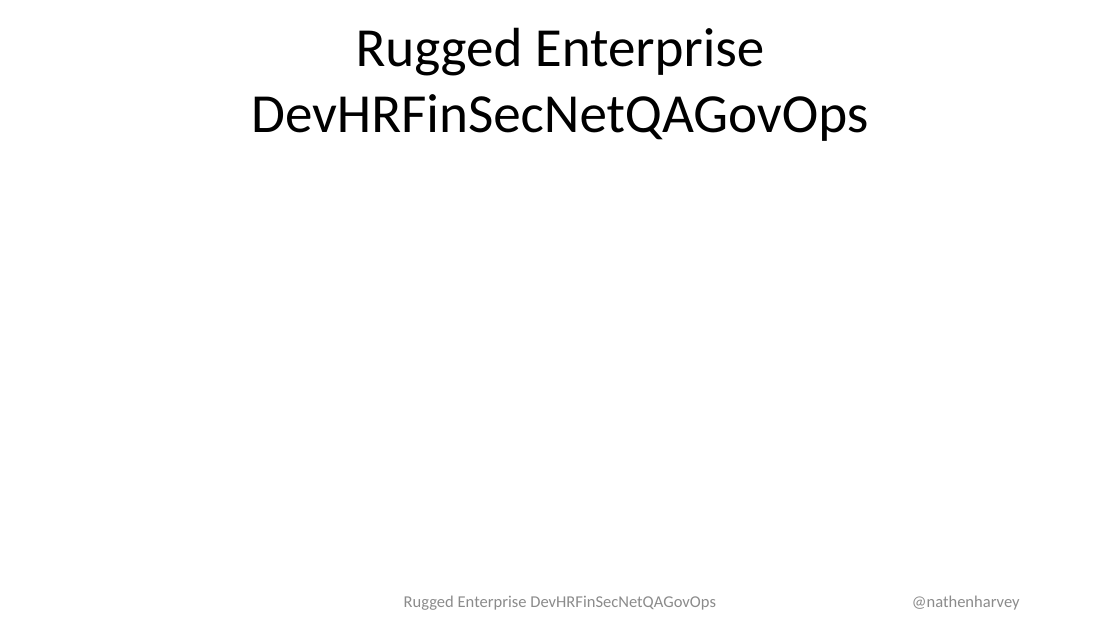
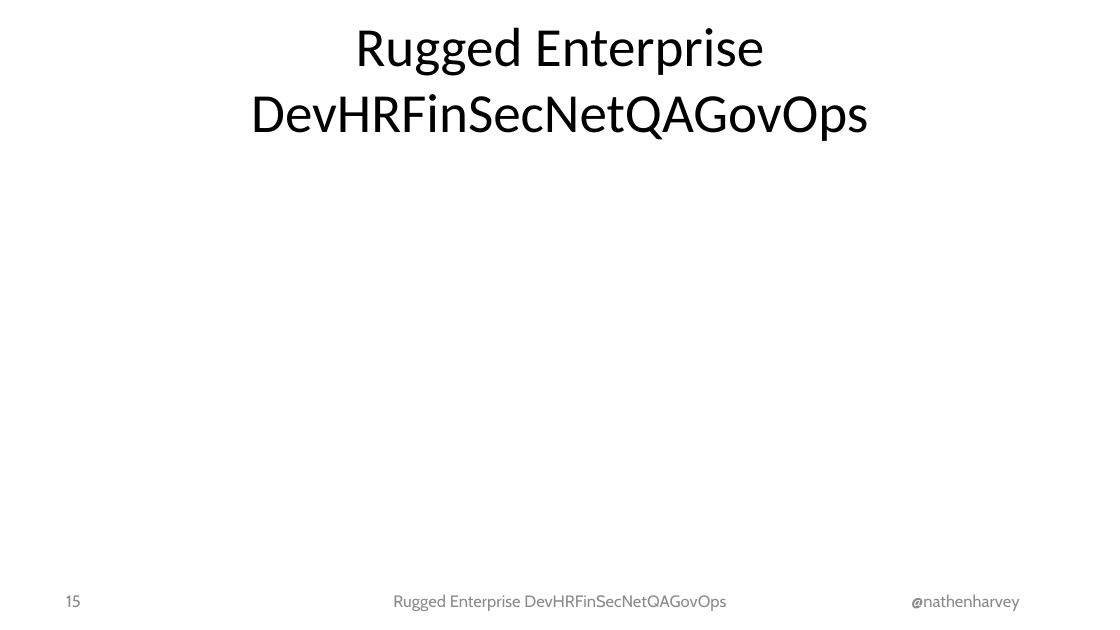
Before and after one commit to nathenharvey/devopsdays-austin-2016-presentations, a slide deck: slide 15 of Rugged Enterprise DevSecNetQAGovOps - Nathen Harvey - Ignite.pptx. Drawn at 1120x630 pixels with LibreOffice and Linux fonts; fonts in the diff are those of the drawing; background and template pictures are left out. Boxes give left, top, right and bottom in pixels: in the first picture for what was removed or moved away, otherwise in the second. Text is boxed around its words. In the diff, an @@ line names an element or a change of style, - is before the commit and + after.

```diff
--- a/Rugged Enterprise DevSecNetQAGovOps - Nathen Harvey - Ignite.pptx
+++ b/Rugged Enterprise DevSecNetQAGovOps - Nathen Harvey - Ignite.pptx
@@ page number added at [66, 595, 81, 607], 17 pt, text #8C8C8C @@
+15
@@ text "Rugged Enterprise DevHRFinSecNetQAGovOps" at [393, 594, 726, 611]: font Calibri to Cabin @@
@@ text "@nathenharvey" at [911, 594, 1019, 611]: font Calibri to Cabin @@
```
Also in this commit, not shown: 18 other slides changed.
